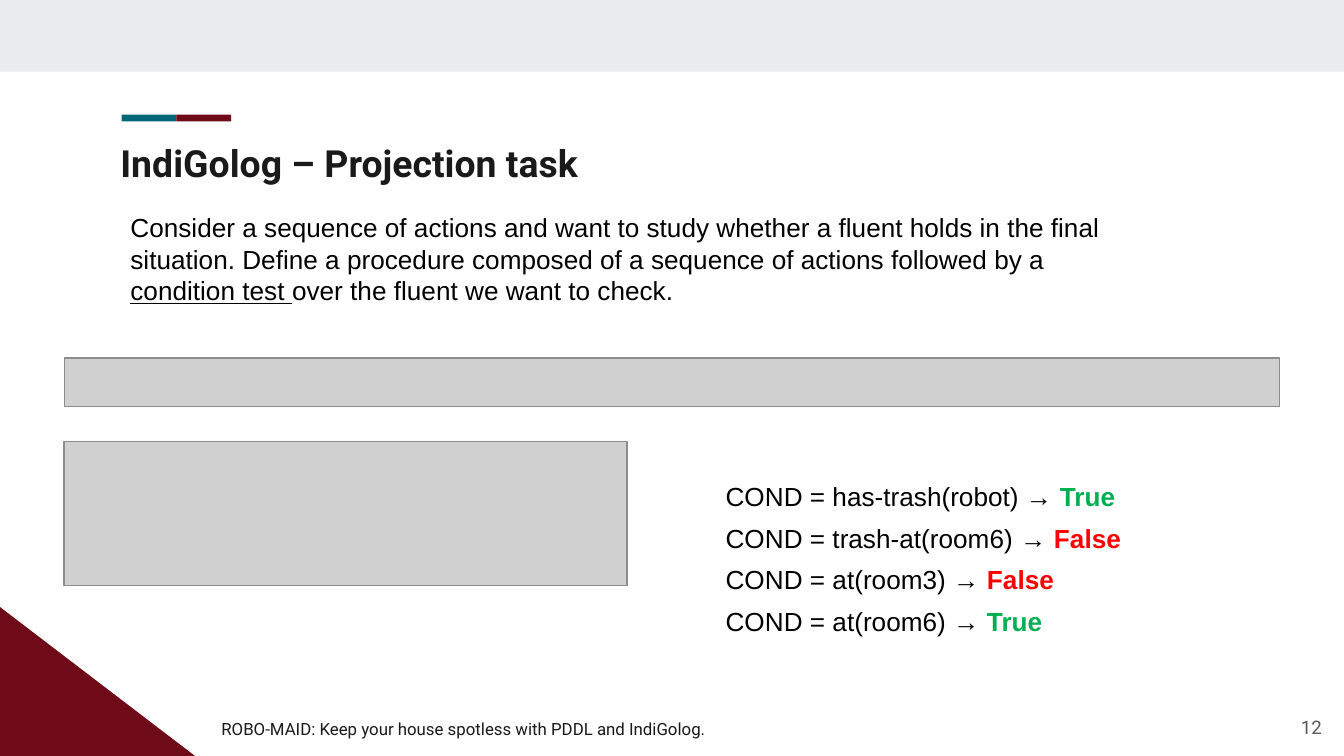
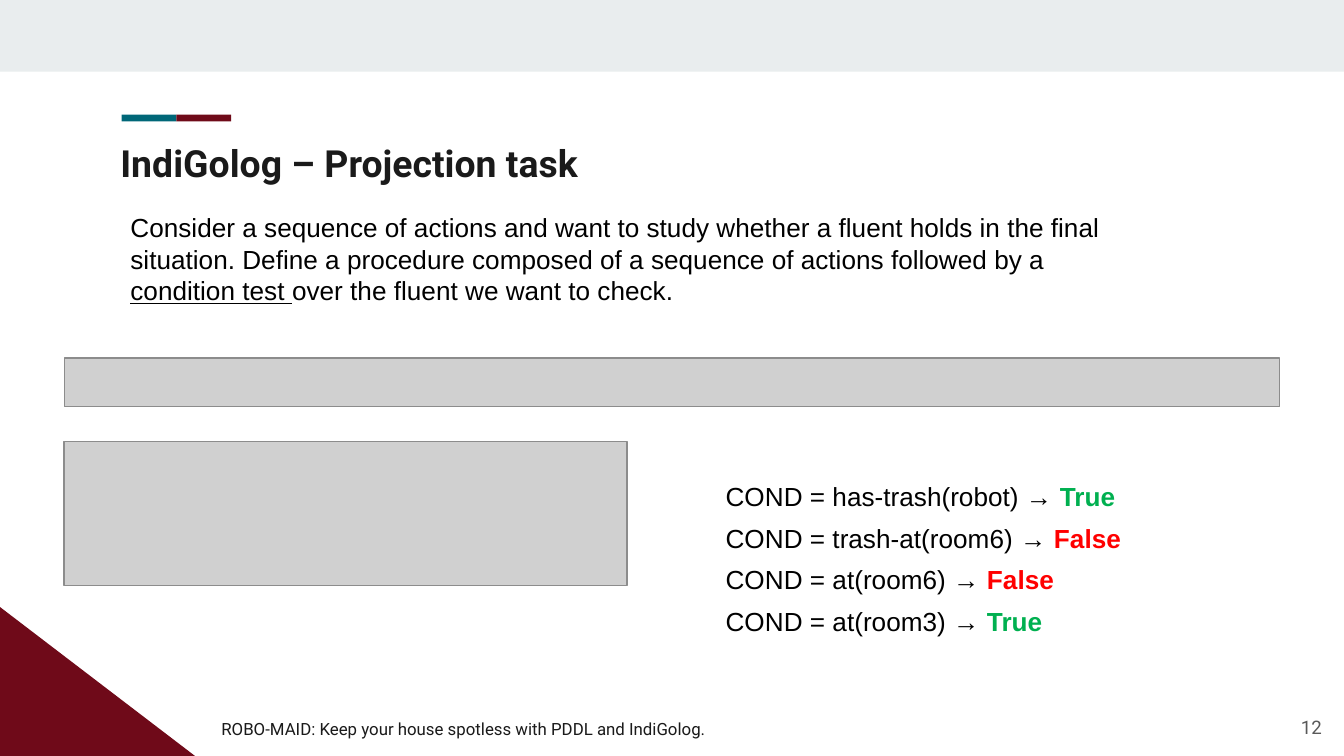
Before and after one commit to Paco-Danes/PDDL_RoboMaid, a slide deck: slide 12 of Presentation.pptx. Drawn at 1344x756 pixels with LibreOffice and Linux fonts; fonts in the diff are those of the drawing; grey boxes stand for pictures; background and template pictures are left out. Boxes give left, top, right and bottom in pixels: in the first picture for what was removed or moved away, otherwise in the second. Text is boxed around its words. In the diff, an @@ line names an element or a change of style, - is before the commit and + after.

```diff
--- a/Presentation.pptx
+++ b/Presentation.pptx
@@ text at (726, 570, 1054, 595): text changed @@
-COND = at(room3) → False
+COND = at(room6) → False
@@ text at (726, 612, 1042, 637): text changed @@
-COND = at(room6) → True
+COND = at(room3) → True
```
